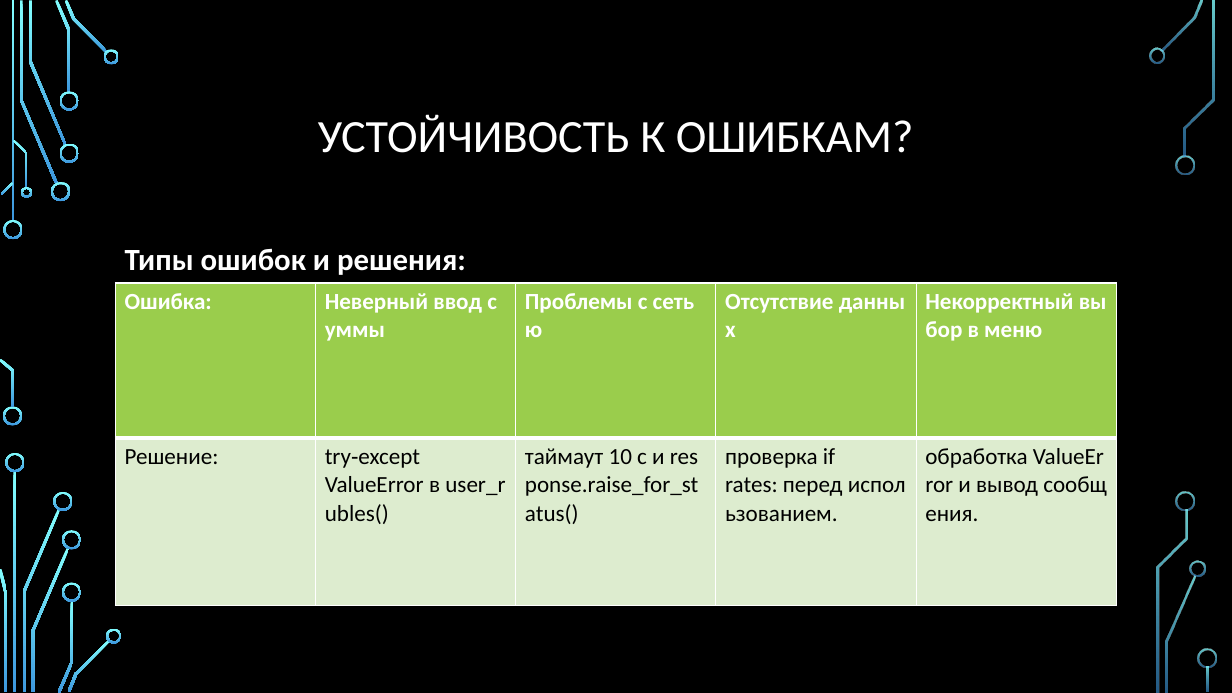
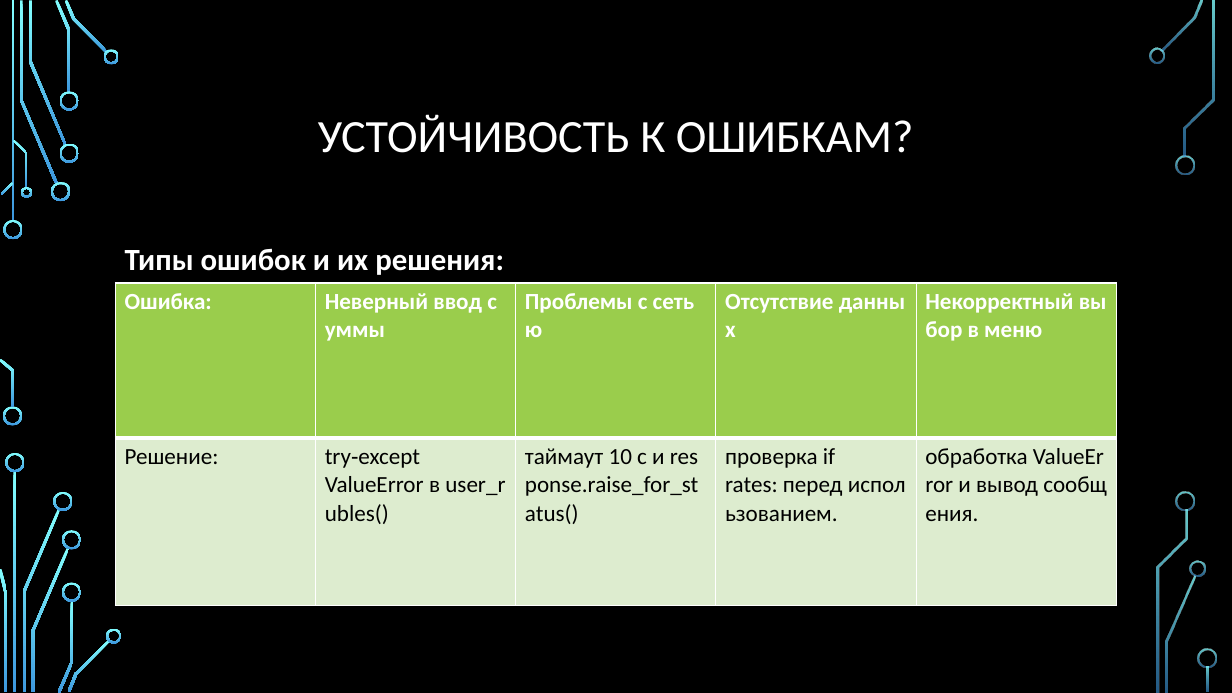
Before and after one commit to BlackPaganYT/Currency_Rates, a slide deck: slide 7 of Конвентатор валют.pptx (slide 8 before the commit). Drawn at 1232x693 pixels with LibreOffice and Linux fonts; fonts in the diff are those of the drawing; background and template pictures are left out. Boxes give left, top, right and bottom in pixels: in the first picture for what was removed or moved away, otherwise in the second. Text is boxed around its words. In the diff, an @@ line names an element or a change of style, - is before the commit and + after.

```diff
--- a/Конвентатор валют.pptx
+++ b/Конвентатор валют.pptx
@@ text at bbox=[125, 248, 504, 275]: text changed @@
-Типы ошибок и решения:
+Типы ошибок и их решения:
```
Also in this commit, not shown: 1 other slide changed, 2 slides added, 4 slides removed.
